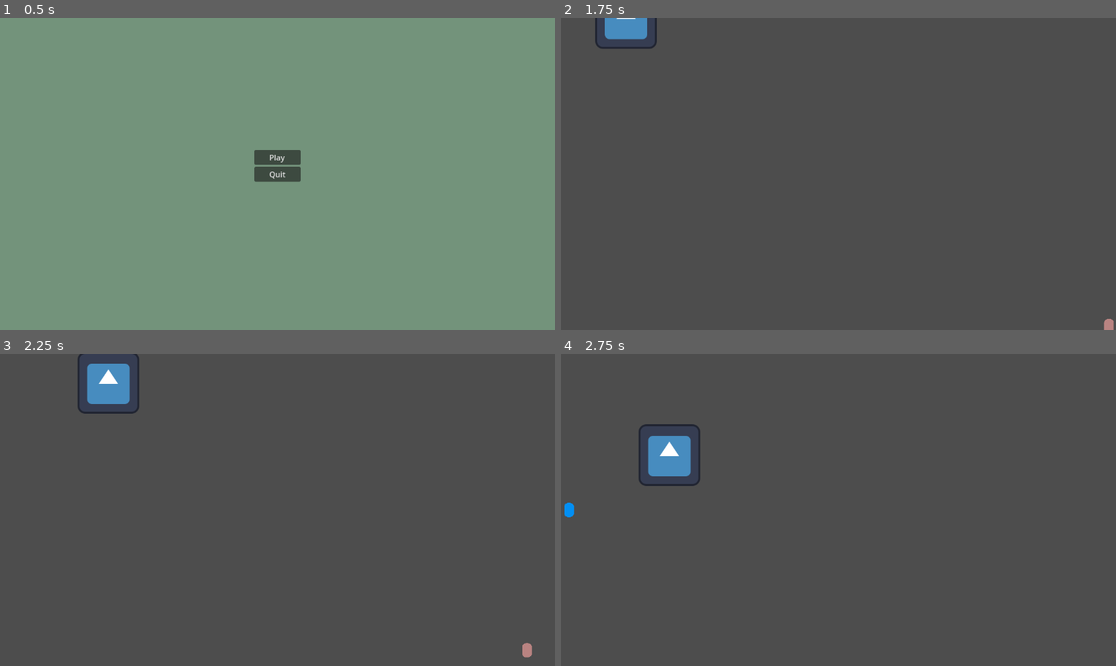
Above: before the commit, frames 1-4 (two rows, left to right).
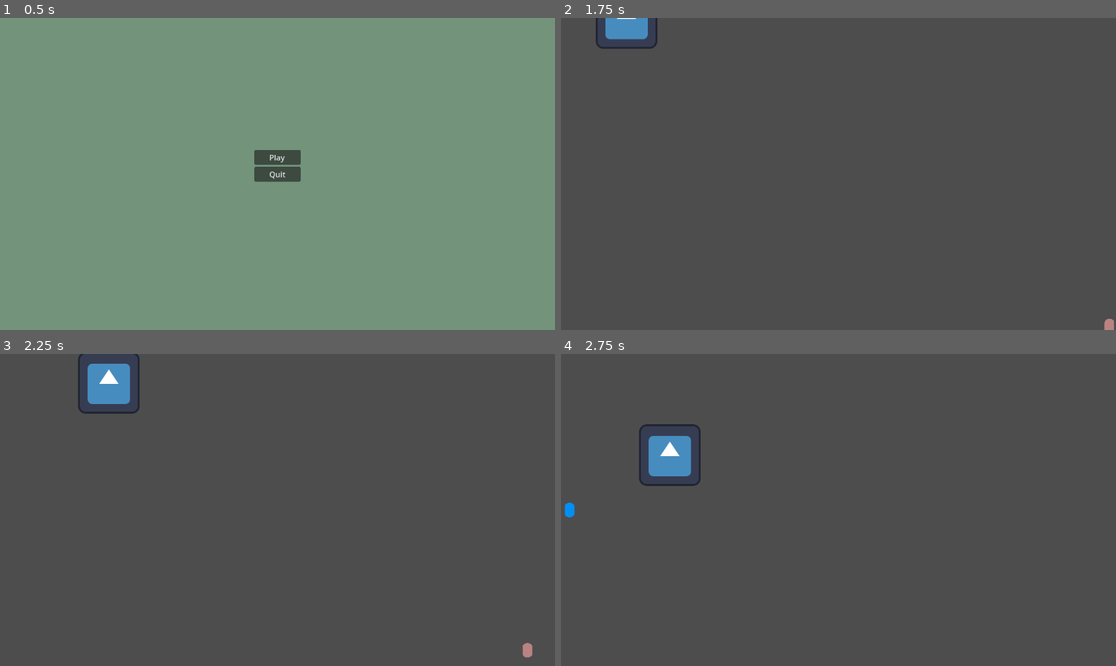
Above: after the commit, the same moments.

Repository: RiddimCrunch/TinyCreature-LudumDare56-
Game: Godot game, scene res://Scenes/Menu/MainMenu.tscn
Same seed, same stepped clock (60 frames per second), same inputs: the game is played once before the commit and once after it. The engine's default icon, where the game draws it, is replaced by a stand-in: a white triangle on a blue panel in a dark square.
Inputs:
- Up to frame 1 (0.5 s): no input
- Up to frame 2 (1.75 s): click "Play" at 0.5 s; tap Enter at 1.25 s; hold Right (ui_right) from 1.28 s (still down); tap Space (Jump) at 1.52 s
- Up to frame 3 (2.25 s): release Right (ui_right) at 2.03 s; hold Down (ui_down) from 2.03 s (still down)
- Up to frame 4 (2.75 s): keep holding Down (ui_down); tap Space (Jump) at 2.27 s

Frame 1 is identical in both runs. In frame 2, less than 0.1% of the frame differs, in the area x 6-100%, y 0-100%; in frame 3, less than 0.1%; in frame 4, less than 0.1%, in the area x 0-26%, y 23-53%.

Commit message:
changement

Diff:
--- a/ludumdare/Scenes/Map.tscn
+++ b/ludumdare/Scenes/Map.tscn
@@ -10,3 +10,6 @@
 [node name="Node2D" parent="." instance=ExtResource("1_t7pji")]
 
 [node name="WaveManager" parent="." instance=ExtResource("2_igx7f")]
+
+[node name="Camera2D" type="Camera2D" parent="."]
+position = Vector2(575, 324)
--- a/ludumdare/Scripts/enemy.gd
+++ b/ludumdare/Scripts/enemy.gd
@@ -12,7 +12,7 @@
 func _ready() -> void:
 	randomize()
 	modulate = Color(randf(), randf(), randf(), 1.0)
-	targetPosition = DisplayServer.screen_get_size() / 2
+	targetPosition = Vector2(1152/2, 648/2)
 
 
 func _process(delta: float) -> void:
--- a/ludumdare/Scripts/wave_manager.gd
+++ b/ludumdare/Scripts/wave_manager.gd
@@ -43,13 +43,13 @@
 
 func setSpawnerPosition() -> void:
 	SpawnerArray[0].position = Vector2(0, 0)
-	SpawnerArray[1].position = Vector2(DisplayServer.screen_get_size().x /2., 0)
-	SpawnerArray[2].position = Vector2(DisplayServer.screen_get_size().x, 0)
-	SpawnerArray[3].position = Vector2(0, DisplayServer.screen_get_size().y / 2.)
-	SpawnerArray[4].position = Vector2(DisplayServer.screen_get_size().x, DisplayServer.screen_get_size().y / 2.)
-	SpawnerArray[5].position = Vector2(0, DisplayServer.screen_get_size().y)
-	SpawnerArray[6].position = Vector2(DisplayServer.screen_get_size().x / 2., DisplayServer.screen_get_size().y)
-	SpawnerArray[7].position = Vector2(DisplayServer.screen_get_size().x, DisplayServer.screen_get_size().y)
+	SpawnerArray[1].position = Vector2(1152 /2., 0)
+	SpawnerArray[2].position = Vector2(1152, 0)
+	SpawnerArray[3].position = Vector2(0, 648 / 2.)
+	SpawnerArray[4].position = Vector2(1152, 648 / 2.)
+	SpawnerArray[5].position = Vector2(0, 648)
+	SpawnerArray[6].position = Vector2(1152 / 2., 648)
+	SpawnerArray[7].position = Vector2(1152, 648)
 
 func clear_enemies() -> void:
 	for enemy in arrayEnemy:
@@ -71,10 +71,10 @@
 			count += 1
 			waveIndex += 1
 	else:
-		if arrayEnemy.size() == 0 and waveIndex <= 15:
+		if arrayEnemy.size() == 0:
 			maxCount *= 1.3 + 1
 			print(maxCount)
 			waveIndex +=1
-		if count < maxCount and waveIndex <= 15:
+		if count < maxCount:
 			spawnEnemy()
 	print(waveIndex)
--- a/ludumdare/project.godot
+++ b/ludumdare/project.godot
@@ -14,10 +14,6 @@
 run/main_scene="res://Scenes/Menu/MainMenu.tscn"
 config/features=PackedStringArray("4.3", "Forward Plus")
 config/icon="res://icon.svg"
-
-[display]
-
-window/size/mode=3
 
 [file_customization]
 
